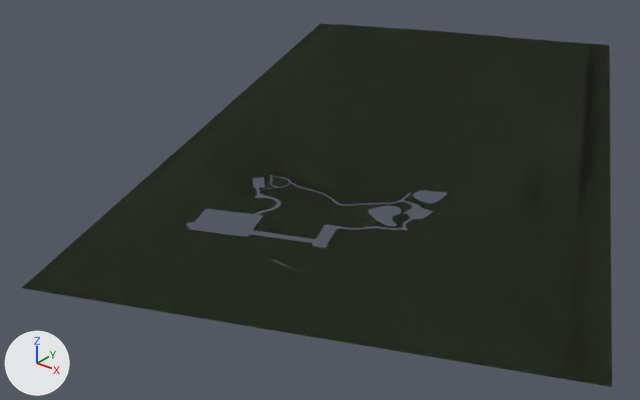
The glTF model webVR/models/glbModels/landscape.glb, before and after one commit.
Rendered twice from a 50 mm camera at (1248.0, -2032.0, 1187.0) aimed at (-589.0, 265.0, -237.0). Every picture has the same lights, and +X, +Y and +Z are marked at lower left. Where no turn or scale is listed for an object, it has been applied to the vertices. Vertices at the same position are counted once.

The older version as bpy lines, for what is in view:
```python
me_landscape_001 = bpy.data.meshes.new('landscape.001')
me_landscape_001.from_pydata(...)  # 10237 vertices, 18388 faces; spans x -1610.0..774.0, y -988.0..2097.0, z -6.0..23.0
me_landscape_001.materials.append(mat_grass_d_200cm_001)
ob_landscape = bpy.data.objects.new('landscape', me_landscape_001)
ob_landscape.location = (0.0, 0.0, 0.0)
```
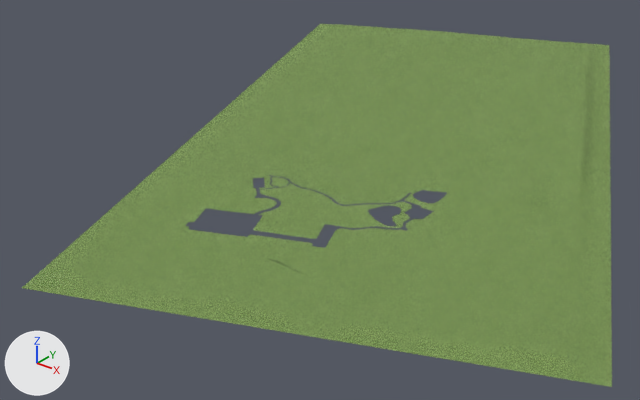
What changed in the scene script:
```text
Change img_grass_d_diff:
    img_grass_d_diff: load_image('Grass_D_Diff', '_unpacked/Grass_D_Diff', 1024, 1024, 'Non-Color') -> load_image('Grass_D_Diff', '_unpacked/Grass_D_Diff', 1024, 1024, 'sRGB')
Add mat_grass_d_200cm:
    mat_grass_d_200cm = principled_material('/Grass_D_200cm')
    mat_grass_d_200cm.texture = img_grass_d_diff
    mat_grass_d_200cm.roughness = 1.0
Change me_landscape_001:
    used by ob_landscape; location = (0.0, 0.0, 0.0)
    remove me_landscape_001.from_pydata(...)  # 10237 vertices, 18388 faces; spans x -1610.0..774.0, y -988.0..2097.0, z -6.0..23.0
    add me_landscape_001.from_pydata(...)  # 10249 vertices, 18400 faces; spans x -1610.0..774.0, y -988.0..2097.0, z -6.0..23.0
    me_landscape_001 part 1: 17745 faces spanning x -1610.0..774.0, y -988.0..2097.0, z -6.0..23.0 switch from mat_grass_d_200cm_001 to mat_grass_d_200cm (picture img_grass_d_diff)
```

Location of each change, [x1, y1, x2, y2] in pixels of the pictures (640 x 400 px):
'landscape', surface changed (black to green): [22, 24, 612, 387] in both
